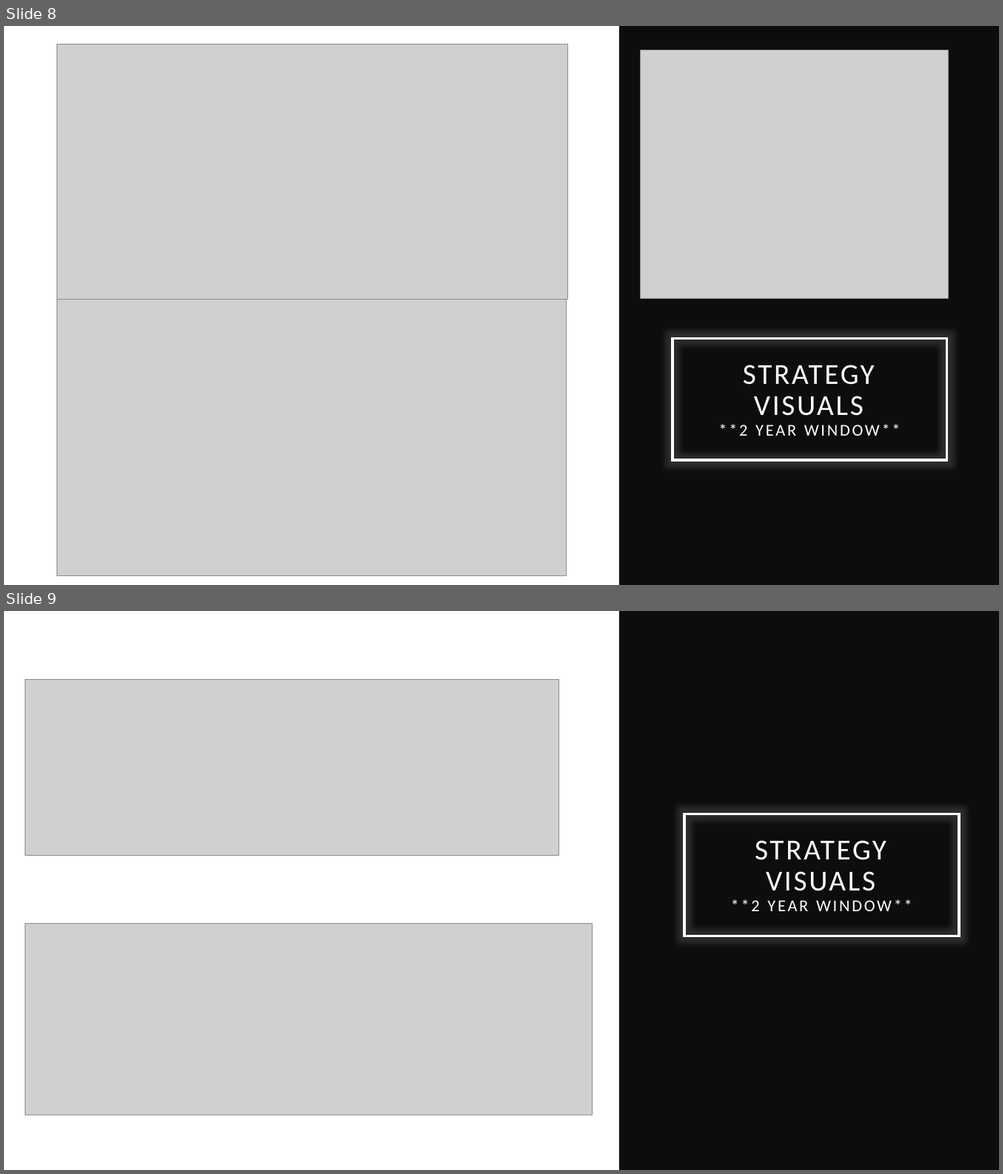
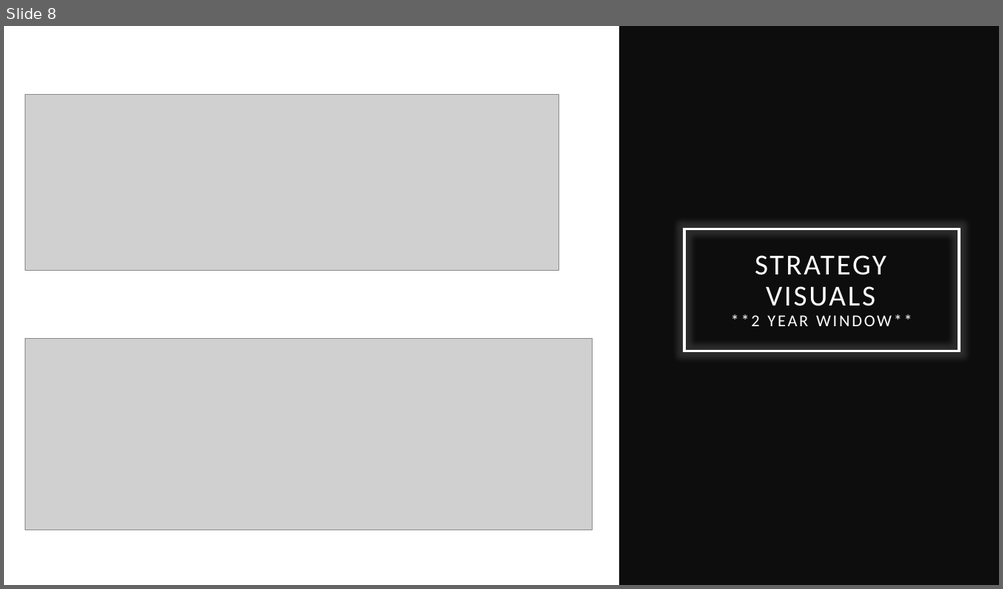
Before and after one commit to Alacrity01/sentiment-trading, a slide deck: Sentiment_Trading.pptx. Shown one above the other, each under a label of ours: slides 8 and 9 before the commit, slide 8 after it. The pictures are 1003x1174 and 1003x589 pixels, drawn with LibreOffice and Linux fonts; fonts in the diff are those of the drawing; grey boxes stand for pictures. Boxes give left, top, right and bottom in pixels: in the first picture for what was removed or moved away, otherwise in the second. Text is boxed around its words. In the diff, an @@ line names an element or a change of style, - is before the commit and + after.

```diff
--- a/Sentiment_Trading.pptx
+++ b/Sentiment_Trading.pptx
@@ slide 8 removed at (4,26,999,585), background #FFFFFF @@
@@ picture removed at (57,44,568,299) @@
@@ rectangle removed at (619,26,999,585) @@
@@ picture removed at (640,50,948,299) @@
@@ picture removed at (57,299,566,576) @@
@@ title removed at (672,338,947,461) @@
-STRATEGY VISUALS
-**2 YEAR WINDOW**
@@ what was slide 9 is now slide 8 @@
```
Also in this commit, not shown: 3 slides changed, 6 slides added.
